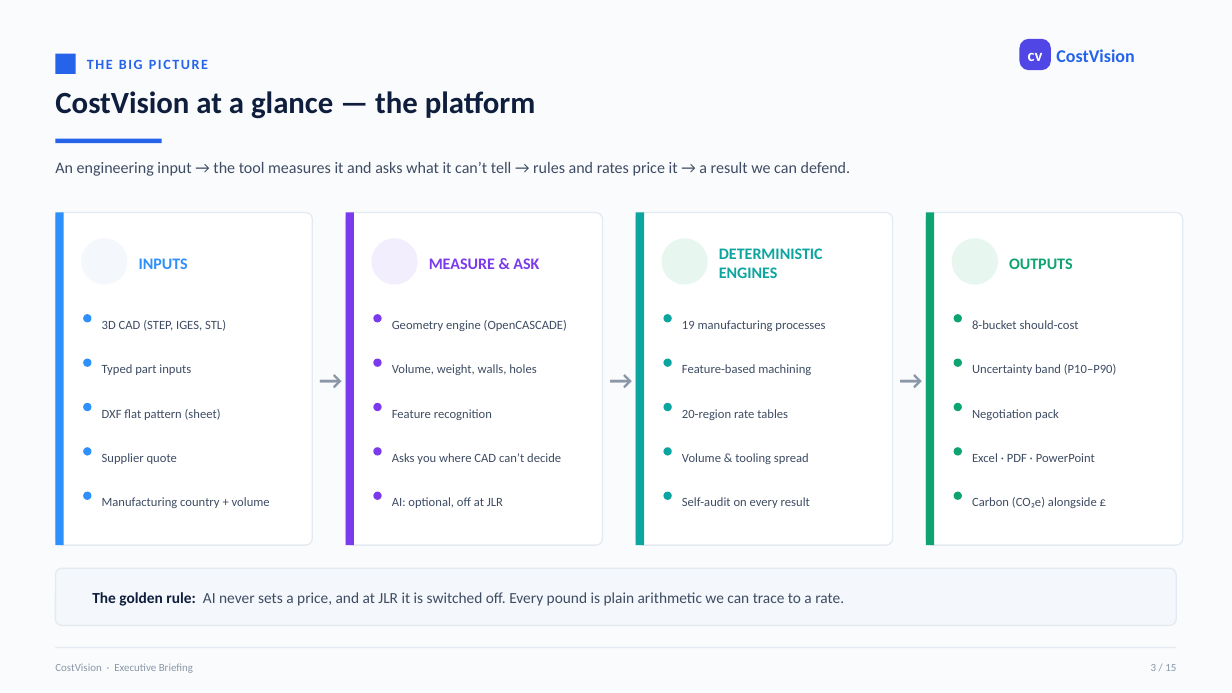
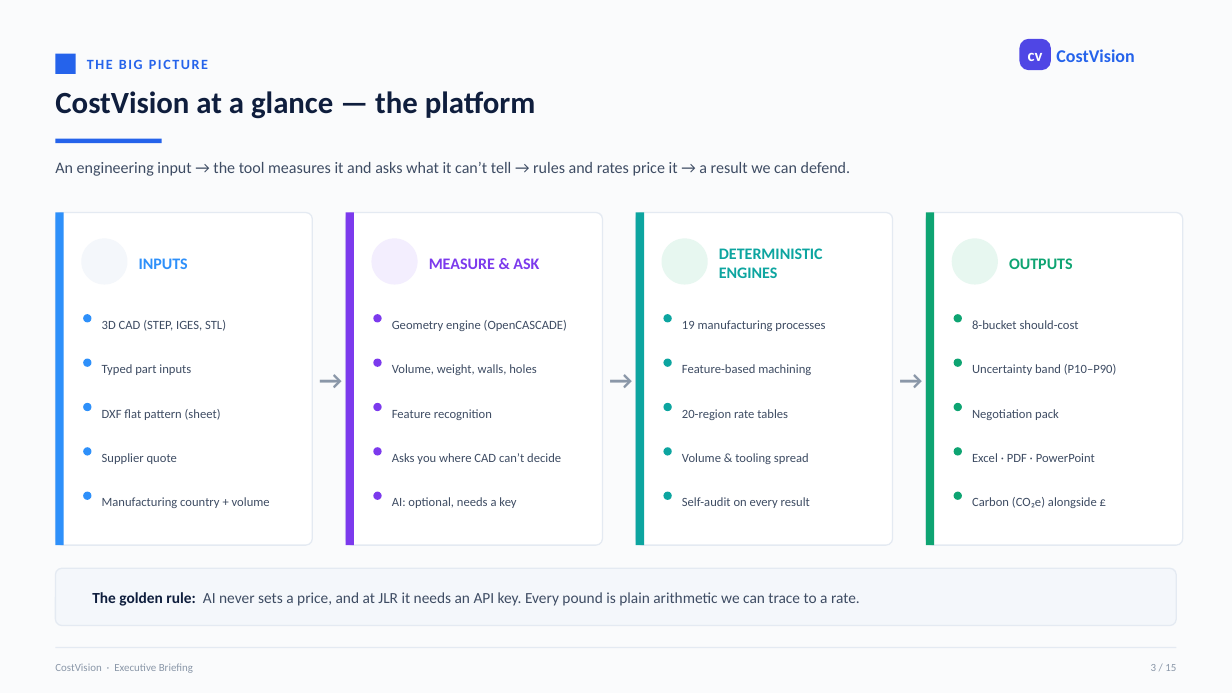
Before and after one commit to bhosaleavinash546/leamington-marathi, a slide deck: slide 3 of CostVision-Executive-Summary.pptx. Drawn at 1232x693 pixels with LibreOffice and Linux fonts; fonts in the diff are those of the drawing. Boxes give left, top, right and bottom in pixels: in the first picture for what was removed or moved away, otherwise in the second. Text is boxed around its words. In the diff, an @@ line names an element or a change of style, - is before the commit and + after.

```diff
--- a/CostVision-Executive-Summary.pptx
+++ b/CostVision-Executive-Summary.pptx
@@ text at box(392, 497, 516, 508): text changed @@
-AI: optional, off at JLR
+AI: optional, needs a key
@@ text at box(92, 592, 860, 606): text changed @@
-The golden rule: AI never sets a price, and at JLR it is switched off. Every pound is plain arithmetic we can trace to a rate.
+The golden rule: AI never sets a price, and at JLR it needs an API key. Every pound is plain arithmetic we can trace to a rate.
```
Also in this commit, not shown: 7 other slides changed, 18 other files.
